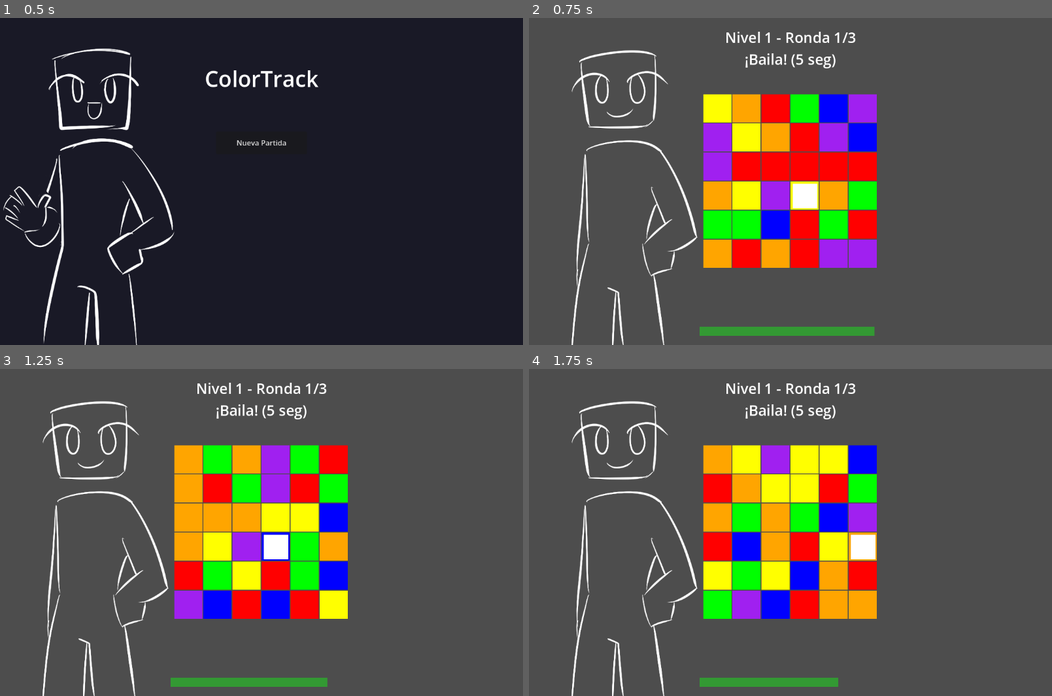
Above: before the commit, frames 1-4 (two rows, left to right).
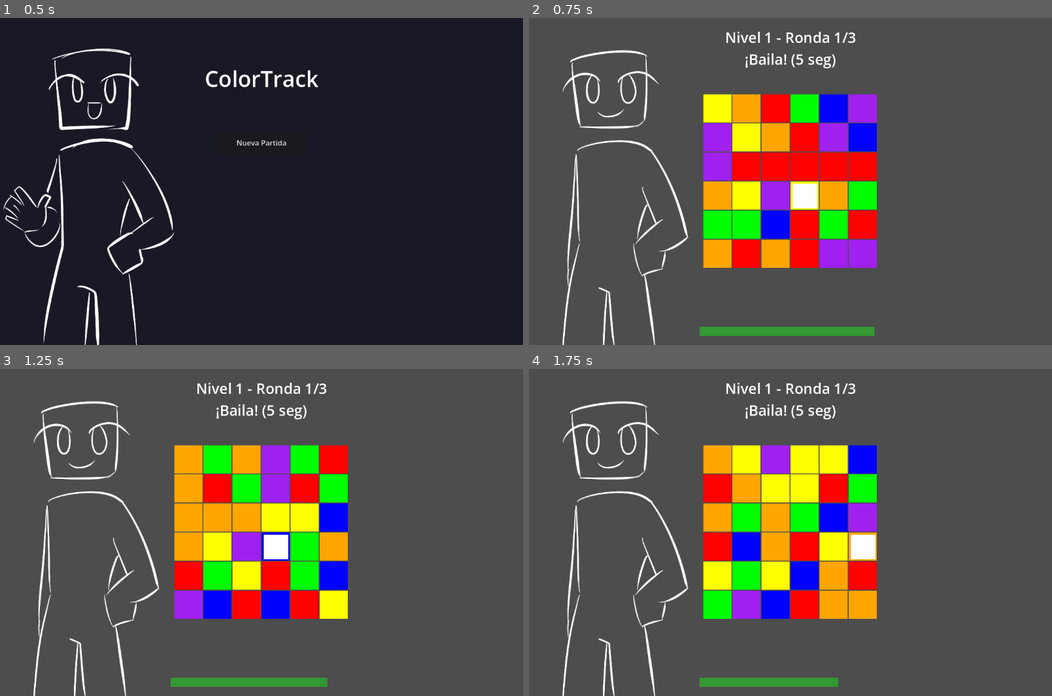
Above: after the commit, the same moments.

Repository: aTeresaTorres/ColorTrack
Game: Godot game, scene res://scenes/MainMenu.tscn
The game is run twice, just before and just after one commit, with the same random seed, the same clock (stepped at 60 frames per second) and the same inputs.
Inputs:
- Up to frame 1 (0.5 s): no input
- Up to frame 2 (0.75 s): click "Nueva Partida" at 0.5 s
- Up to frame 3 (1.25 s): no input
- Up to frame 4 (1.75 s): hold D (move_right) from 1.28 s (still down)

Frame 1 is identical in both runs. In frame 2, 3.3% of the frame differs, in the area x 6-33%, y 9-100%; in frame 3, 3.3%; in frame 4, 3.3%.

Commit message:
Dificultades de niveles

Diff:
--- a/color-track-version-02/scripts/level.gd
+++ b/color-track-version-02/scripts/level.gd
@@ -170,7 +170,20 @@
 	current_phase = "move"
 	move_cooldown = 0
 	music_player.stop()
-	time_left = 5.0
+
+	# Calcular tiempo según nivel
+	var response_time = 5.0
+	match current_level:
+		1:
+			response_time = 5.0
+		2:
+			response_time = 3.0
+		3, 4:
+			response_time = 2.0
+		_:  # Nivel 5 o más
+			response_time = 1.0
+
+	time_left = response_time
 
 	# Elegir color objetivo de los presentes
 	var available_colors = []
@@ -182,7 +195,7 @@
 
 	target_color = available_colors[randi() % available_colors.size()]
 	var color_name = _get_color_name(target_color)
-	ui_text.text = "Nivel " + str(current_level) + " - Ronda " + str(round) + "/3\n¡Pisa " + color_name + "! (5 seg)"
+	ui_text.text = "Nivel " + str(current_level) + " - Ronda " + str(round) + "/3\n¡Pisa " + color_name + "! (" + str(response_time) + " seg)"
 
 func _get_color_name(color: Color) -> String:
 	if color == Color.RED: return "ROJO"
@@ -333,7 +346,7 @@
 	if ResourceLoader.exists(texture_path):
 		var texture = load(texture_path)
 		character_sprite.texture = texture
-		character_sprite.position = Vector2(200, 360)
+		character_sprite.position = Vector2(180, 360)
 		add_child(character_sprite)
 		print("Personaje añadido correctamente")
 	else:
